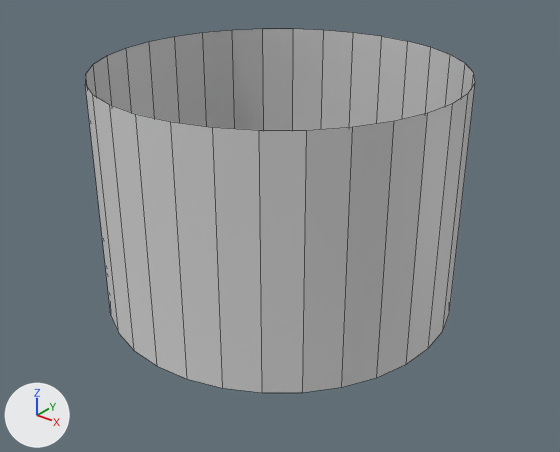
Two versions of the Blender file 3dintankperception/models/terrain.blend, one commit apart.
Before and after are seen from a camera (50 mm lens) standing at (28.8, -23.4, 25.5) and looking at (0.7, 11.7, 3.7). Every picture has the same lights, and +X, +Y and +Z are marked at lower left. Mesh edges are drawn as thin lines.
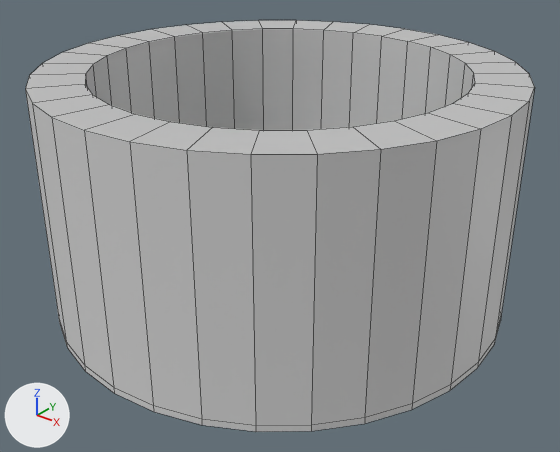
Edits to the bpy script that builds the scene:
```text
Change me_circle:
    used by ob_circle; location = (0.0, 12.59, -1.62); scale = (0.305, 0.305, 0.305)
    remove me_circle.from_pydata(...)  # 64 vertices, 32 faces; spans x -37.5..37.5, y -37.5..37.5, z 0.0..50.0
    add me_circle.from_pydata(...)  # 160 vertices, 129 faces; spans x -48.0..48.0, y -48.0..48.0, z 0.0..50.0
    me_circle part 1
    32 vertices are added at x -48.0..48.0, y -48.0..48.0, z 1.4
    32 new vertices lie (0.0, 0.0, 48.6) away from vertices in x -48.0..48.0, y -48.0..48.0, z 1.4
    32 new vertices lie (0.0, 0.0, -1.4) away from vertices in x -48.0..48.0, y -48.0..48.0, z 1.4
    97 new faces join them
```

Changed parts and their boxes (x1, y1, x2, y2) in the pictures (560 x 452 px):
'Circle', reshaped (31% wider, 13% taller)
    before: (85, 29, 475, 393)
    after: (25, 20, 535, 432)
part 1 of me_circle, added
    after: (25, 20, 535, 432)
